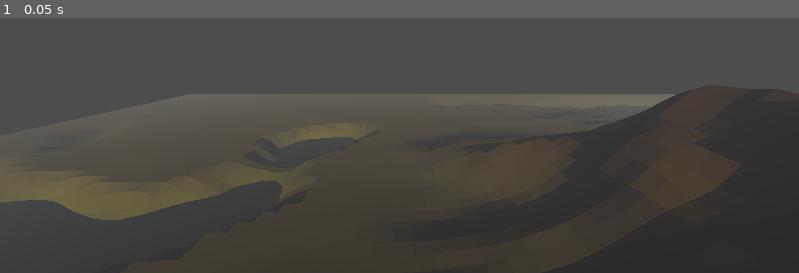
Above: before the commit, frame 1.
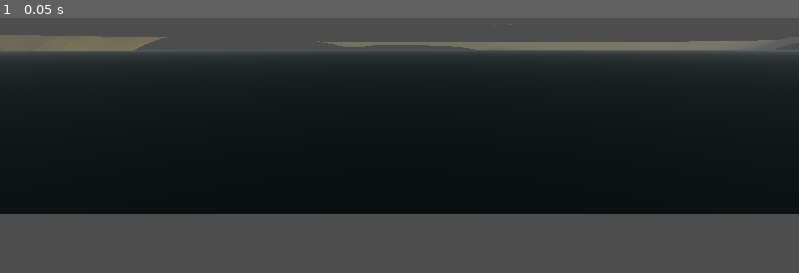
Above: after the commit, the same moment.

Repository: DPS-if/Jogo-ucp
Game: Godot game, scene res://mapa.tscn
The game is run twice, just before and just after one commit, with the same random seed, the same clock (stepped at 60 frames per second) and the same inputs.
Inputs:
- Up to frame 1 (0.05 s): no input

The runs differ from the first frame. In frame 1, 83% of the frame differs, in the area x 0-100%, y 2-100%.

Commit message:
fov ajustado

Diff:
--- a/mapa.tscn
+++ b/mapa.tscn
@@ -10,23 +10,25 @@
 [sub_resource type="Environment" id="Environment_70f7c"]
 background_mode = 2
 background_energy_multiplier = 0.0
+ambient_light_source = 3
+ambient_light_energy = 1.1
 fog_enabled = true
 fog_light_color = Color(1, 1, 1, 1)
 fog_light_energy = 0.53
 fog_sun_scatter = 0.13
-fog_density = 0.1959
+fog_density = 0.0331
 volumetric_fog_enabled = true
-volumetric_fog_density = 0.195
+volumetric_fog_density = 0.0
 volumetric_fog_gi_inject = 0.0
 
 [sub_resource type="FogMaterial" id="FogMaterial_q8ihy"]
-density = -0.0786
+density = -3.3145
 edge_fade = 0.068302
 
 [node name="Mapa" type="Node3D" unique_id=1149309742]
 
 [node name="Mapa" type="MeshInstance3D" parent="." unique_id=1781951636]
-transform = Transform3D(1, 0, 0, 0, 1, 0, 0, 0, 1, 0.0037061214, 0.070765376, 2.2070422)
+transform = Transform3D(10, 0, 0, 0, 10, 0, 0, 0, 10, 0.0037061214, 0.3519982, 23.291206)
 material_override = SubResource("StandardMaterial3D_lrjei")
 mesh = ExtResource("2_q8ihy")
 
@@ -39,7 +41,9 @@
 environment = SubResource("Environment_70f7c")
 
 [node name="FogVolume" type="FogVolume" parent="." unique_id=1029081683]
+transform = Transform3D(1, 0, 0, 0, 1, 0, 0, 0, 1, 0.050762177, 3.6235352, 1.1835938)
+size = Vector3(20.045753, 9.24707, 19.88086)
 material = SubResource("FogMaterial_q8ihy")
 
 [node name="Camera3D" type="Camera3D" parent="." unique_id=235887504]
-transform = Transform3D(1, 0, 0, 0, 1, 0, 0, 0, 1, -0.28243363, 0.22654212, 0)
+transform = Transform3D(1, 0, 0, 0, 1, 0, 0, 0, 1, -0.1927985, 0.18024802, -0.5816998)
Not shown, added: Modelos/Arvore 001.obj
Not shown, added: Modelos/Arvore 001.obj.import
